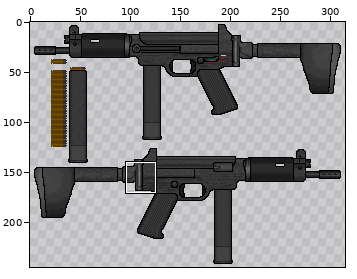
Edited in one commit: sprite sheet (FX_M1.png). The picture above shows the old version from afar; the outline marks the close-up.
Close-up. The starting point:
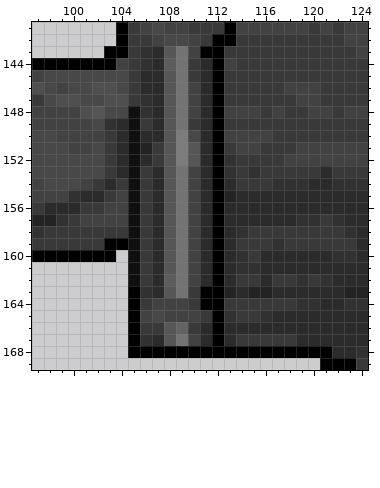
The file is 315x245 pixels. Colours within 5 levels of each other are drawn and written as one. Shown: x 97..124, y 141..169.
After:
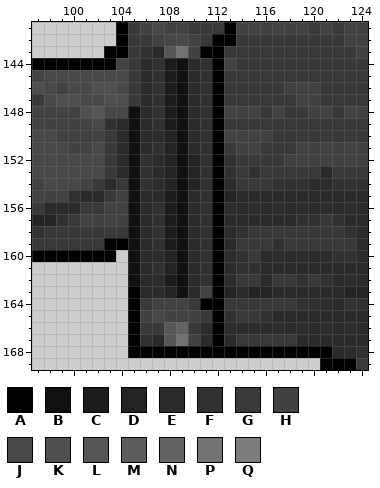
Palette (. is transparent): A #000000  B #101010  C #1b1b1b  D #232323  E #2b2b2b  F #313131  G #393939  H #424242  J #484848  K #4f4f4f  L #565656  M #5c5c5c  N #636363  P #737373  Q #7c7c7c
From old to new:
Changed rows in their new state; - is an unchanged pixel.
first column x 106:
144 EFCBEF
145 -FCBEF
146 -FCBEF
147 EFCBEF
148 EFCBEF
149 EFCBEF
150 --DBEF
151 EFDBEF
152 FEDBDF
153 F-DBDF
154 F-DBDF
155 E-CBEF
156 EFCBEF
157 EFCBEF
158 EFCBEF
159 EFCBEF
160 E-DBEF
161 EFDBEF
162 E-CBEF
163 E-DBEH
Boxes around the changes in both close-ups, in picture pixels (x1, y1, x2, y2):
changed: (140, 58, 212, 298)
